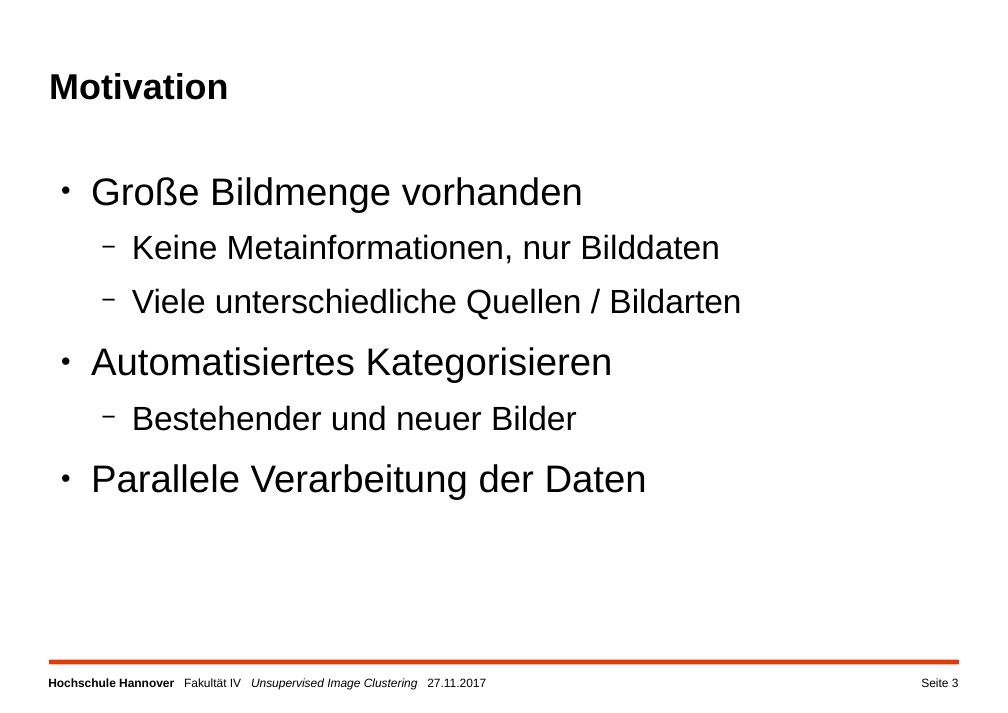
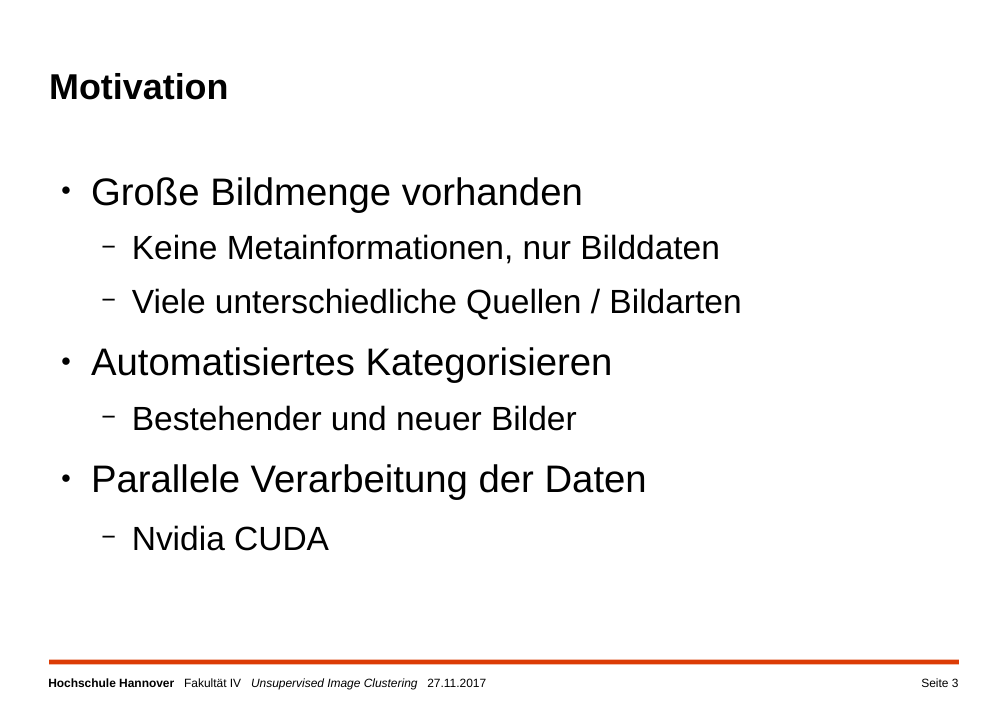
Before and after one commit to a-cl/ma-thesis, a slide deck: slide 3 of kolloquim.pptx. Drawn at 1008x713 pixels with LibreOffice and Linux fonts; fonts in the diff are those of the drawing; background and template pictures are left out. Boxes give left, top, right and bottom in pixels: in the first picture for what was removed or moved away, otherwise in the second. Text is boxed around its words. In the diff, an @@ line names an element or a change of style, - is before the commit and + after.

```diff
--- a/kolloquim.pptx
+++ b/kolloquim.pptx
@@ text at (x1=132, y1=525, x2=329, y2=551): paragraph added @@
+  − Nvidia CUDA
```
Also in this commit, not shown: 12 other slides changed.
